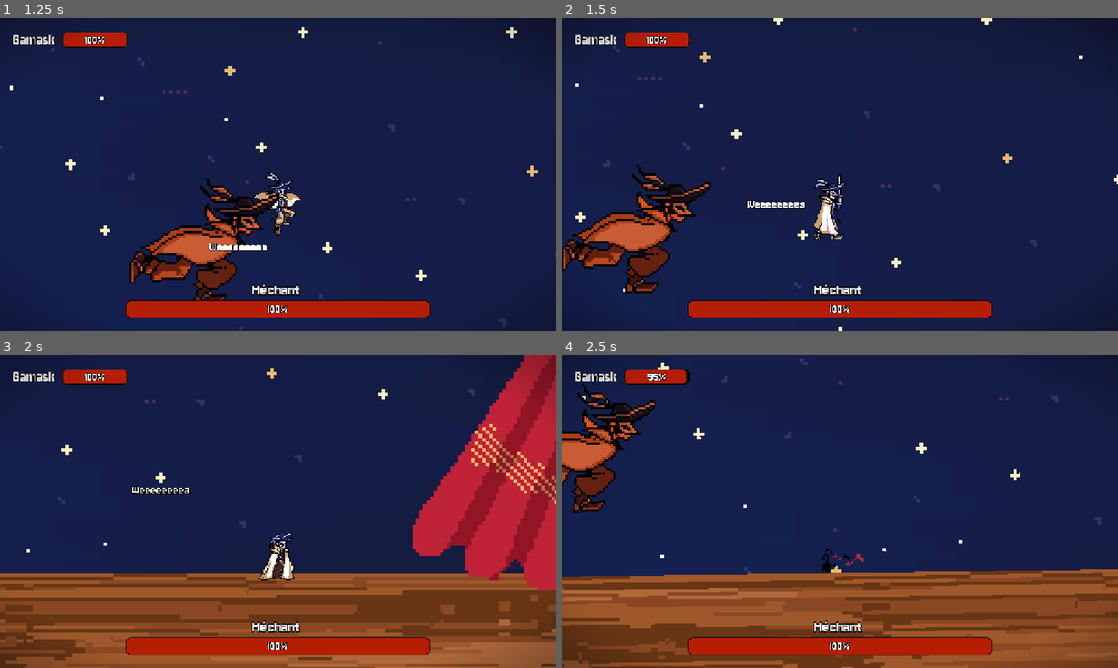
Above: before the commit, frames 1-4 (two rows, left to right).
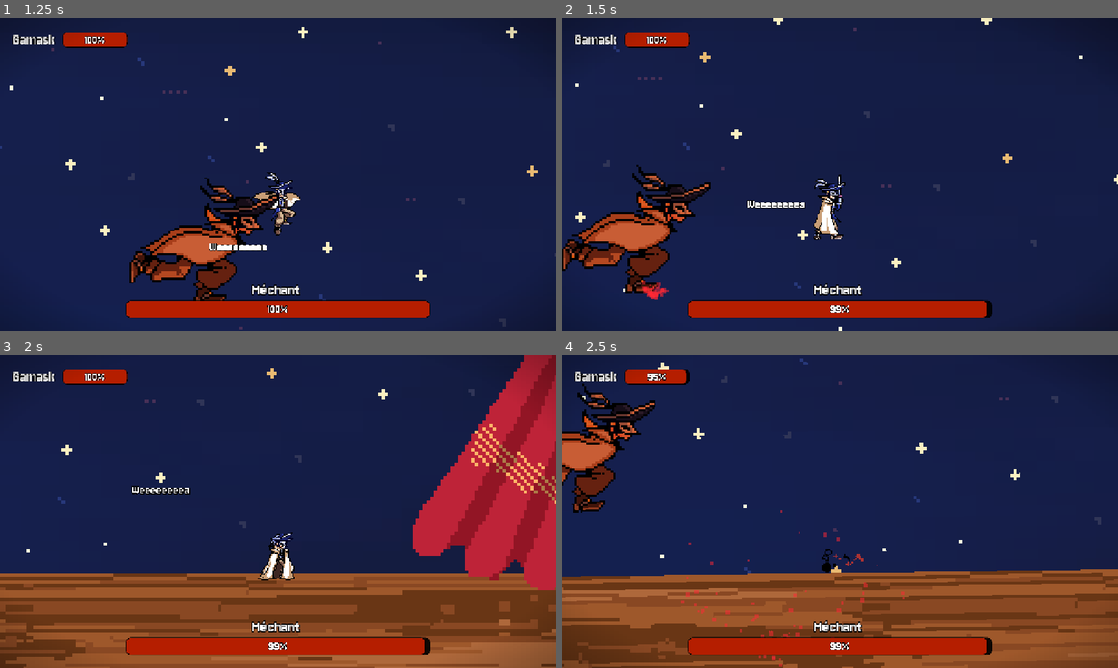
Above: after the commit, the same moments.

Repository: Jeremy-81/GamaBanda
Game: Godot game, scene res://scenes/boss_fight.tscn
Two runs of this game, one before a commit and one after it. Both use one fixed random seed, a clock stepped at 60 frames per second and the inputs below. This scene is started directly instead of the project's main scene.
Inputs (mouse positions are in pixels of both pictures, inside the frame that each line leads up to):
- Up to frame 1 (1.25 s): move the mouse to (250, 237) at 0.52 s; press the mouse at (250, 237) at 0.53 s; hold D (go_right) from 0.53 s (still down); tap Space (jump) at 0.77 s
- Up to frame 2 (1.5 s): keep holding D (go_right); move the mouse to (1006, 221) at 1.27 s; release the mouse at (1006, 221) at 1.28 s; click (1006, 221) at 1.35 s
- Up to frame 3 (2 s): keep holding D (go_right); tap Space (jump) at 1.52 s
- Up to frame 4 (2.5 s): move the mouse to (673, 464) at 2.02 s; release D (go_right) at 2.03 s; press the mouse at (673, 464) at 2.03 s; hold A (go_left) from 2.03 s (still down); tap Shift (dash) at 2.1 s

Frame 1 is identical in both runs. In frame 2, 0.2% of the frame differs, in the area x 14-78%, y 84-96%; in frame 3, 0.1%; in frame 4, 0.4%, in the area x 21-78%, y 49-100%.

Commit message:
Fixed attack combo not playing final attack

Diff:
--- a/scenes/objects/player/player.gd
+++ b/scenes/objects/player/player.gd
@@ -35,8 +35,7 @@
 var h_speed : float = 800.0;
 var v_speed : float = 0.0;
 
-@export var clicked : int = 0
-var combo_time_ellapsed: float = 10.0
+@export var attack_counter : int = 0;
 
 func _ready():
 	base_darken_factor = screen_shadow.texture.gradient.get_offset(0);
@@ -103,14 +102,8 @@
 		$FloorImpactParticles.restart();
 	pass;
 
-	combo_time_ellapsed += delta
-	print(clicked)
 	if Input.is_action_just_pressed("attack"):
-		if combo_time_ellapsed > 0.5:
-			clicked = 0
-			combo_time_ellapsed = 0.0
-		clicked += 1
-
+		attack_counter = clamp(attack_counter + 1, 0, 1);
 		hitbox.attack();
 		if not animation_tree.get("parameters/Attack/active"):
 			animation_tree.set("parameters/Attack/request", AnimationNodeOneShot.ONE_SHOT_REQUEST_FIRE)
@@ -157,3 +150,6 @@
 
 func player_die() -> void:
 	player_died.emit()
+
+func consume_attack() -> void:
+	attack_counter -= 1;
--- a/scenes/objects/player/player.tscn
+++ b/scenes/objects/player/player.tscn
@@ -1,7 +1,6 @@
 [gd_scene format=3 uid="uid://btg0d1sc8nd3r"]
 
 [ext_resource type="Script" uid="uid://c6cb16oqkrwgg" path="res://scenes/objects/player/player.gd" id="1_g10m2"]
-[ext_resource type="Texture2D" uid="uid://cdyvygemnp5vx" path="res://assets/player/Combo-Sheet 80x125.png" id="2_bdcal"]
 [ext_resource type="Texture2D" uid="uid://c62574nyu5pg2" path="res://assets/player/roll-dash-Sheet 80x80.png" id="2_nkbs0"]
 [ext_resource type="Texture2D" uid="uid://bwgad8ayxr78l" path="res://assets/player/combo-Sheet.png" id="3_ponut"]
 [ext_resource type="Texture2D" uid="uid://0i4vxouppdl6" path="res://assets/player/speed-fall-Sheet 80x80.png" id="4_io36v"]
@@ -26,41 +25,41 @@
 atlas = ExtResource("3_ponut")
 region = Rect2(372, 0, 124, 85)
 
+[sub_resource type="AtlasTexture" id="AtlasTexture_t1oyg"]
+atlas = ExtResource("3_ponut")
+region = Rect2(372, 0, 124, 85)
+
+[sub_resource type="AtlasTexture" id="AtlasTexture_phcra"]
+atlas = ExtResource("3_ponut")
+region = Rect2(496, 0, 124, 85)
+
+[sub_resource type="AtlasTexture" id="AtlasTexture_52ie8"]
+atlas = ExtResource("3_ponut")
+region = Rect2(620, 0, 124, 85)
+
+[sub_resource type="AtlasTexture" id="AtlasTexture_p6mts"]
+atlas = ExtResource("3_ponut")
+region = Rect2(620, 0, 124, 85)
+
+[sub_resource type="AtlasTexture" id="AtlasTexture_obp0u"]
+atlas = ExtResource("3_ponut")
+region = Rect2(744, 0, 124, 85)
+
+[sub_resource type="AtlasTexture" id="AtlasTexture_w3xsa"]
+atlas = ExtResource("3_ponut")
+region = Rect2(868, 0, 124, 85)
+
+[sub_resource type="AtlasTexture" id="AtlasTexture_cxas8"]
+atlas = ExtResource("3_ponut")
+region = Rect2(992, 0, 124, 85)
+
 [sub_resource type="AtlasTexture" id="AtlasTexture_eqyvc"]
-atlas = ExtResource("2_bdcal")
-region = Rect2(0, 0, 125, 80)
+atlas = ExtResource("3_ponut")
+region = Rect2(1116, 0, 124, 85)
 
 [sub_resource type="AtlasTexture" id="AtlasTexture_8udac"]
-atlas = ExtResource("2_bdcal")
-region = Rect2(125, 0, 125, 80)
-
-[sub_resource type="AtlasTexture" id="AtlasTexture_ior6t"]
-atlas = ExtResource("2_bdcal")
-region = Rect2(500, 0, 125, 80)
-
-[sub_resource type="AtlasTexture" id="AtlasTexture_ehpfv"]
-atlas = ExtResource("2_bdcal")
-region = Rect2(625, 0, 125, 80)
-
-[sub_resource type="AtlasTexture" id="AtlasTexture_6tsh0"]
-atlas = ExtResource("2_bdcal")
-region = Rect2(750, 0, 125, 80)
-
-[sub_resource type="AtlasTexture" id="AtlasTexture_oaohw"]
-atlas = ExtResource("2_bdcal")
-region = Rect2(875, 0, 125, 80)
-
-[sub_resource type="AtlasTexture" id="AtlasTexture_pyvyn"]
-atlas = ExtResource("2_bdcal")
-region = Rect2(1000, 0, 125, 80)
-
-[sub_resource type="AtlasTexture" id="AtlasTexture_ukugt"]
-atlas = ExtResource("2_bdcal")
-region = Rect2(1125, 0, 125, 80)
-
-[sub_resource type="AtlasTexture" id="AtlasTexture_teehg"]
-atlas = ExtResource("2_bdcal")
-region = Rect2(1250, 0, 125, 80)
+atlas = ExtResource("3_ponut")
+region = Rect2(1240, 0, 124, 85)
 
 [sub_resource type="AtlasTexture" id="AtlasTexture_g65c7"]
 atlas = ExtResource("2_nkbs0")
@@ -202,41 +201,41 @@
 "speed": 12.0
 }, {
 "frames": [{
-"duration": 1.0,
-"texture": SubResource("AtlasTexture_eqyvc")
-}, {
-"duration": 1.0,
-"texture": SubResource("AtlasTexture_8udac")
-}, {
-"duration": 1.0,
-"texture": SubResource("AtlasTexture_ior6t")
-}, {
-"duration": 1.0,
-"texture": SubResource("AtlasTexture_ehpfv")
+"duration": 0.4,
+"texture": SubResource("AtlasTexture_t1oyg")
+}, {
+"duration": 1.4,
+"texture": SubResource("AtlasTexture_phcra")
+}, {
+"duration": 0.8,
+"texture": SubResource("AtlasTexture_52ie8")
 }],
 "loop": true,
 "name": &"attack2",
-"speed": 10.0
+"speed": 12.0
 }, {
 "frames": [{
-"duration": 1.0,
-"texture": SubResource("AtlasTexture_6tsh0")
-}, {
-"duration": 1.0,
-"texture": SubResource("AtlasTexture_oaohw")
-}, {
-"duration": 1.0,
-"texture": SubResource("AtlasTexture_pyvyn")
-}, {
-"duration": 1.0,
-"texture": SubResource("AtlasTexture_ukugt")
-}, {
-"duration": 1.0,
-"texture": SubResource("AtlasTexture_teehg")
+"duration": 0.4,
+"texture": SubResource("AtlasTexture_p6mts")
+}, {
+"duration": 0.8,
+"texture": SubResource("AtlasTexture_obp0u")
+}, {
+"duration": 0.6,
+"texture": SubResource("AtlasTexture_w3xsa")
+}, {
+"duration": 0.4,
+"texture": SubResource("AtlasTexture_cxas8")
+}, {
+"duration": 2.0,
+"texture": SubResource("AtlasTexture_eqyvc")
+}, {
+"duration": 1.2,
+"texture": SubResource("AtlasTexture_8udac")
 }],
 "loop": true,
 "name": &"attack3",
-"speed": 10.0
+"speed": 12.0
 }, {
 "frames": [{
 "duration": 1.0,
@@ -378,8 +377,12 @@
 height = 106.0
 
 [sub_resource type="CapsuleShape2D" id="CapsuleShape2D_bdcal"]
-radius = 38.0
-height = 122.0
+radius = 76.0
+height = 262.0
+
+[sub_resource type="CapsuleShape2D" id="CapsuleShape2D_ponut"]
+radius = 59.0
+height = 146.0
 
 [sub_resource type="Gradient" id="Gradient_0a575"]
 offsets = PackedFloat32Array(0.9904306)
@@ -516,6 +519,34 @@
 "update": 1,
 "values": [&"attack"]
 }
+tracks/1/type = "method"
+tracks/1/imported = false
+tracks/1/enabled = true
+tracks/1/path = NodePath(".")
+tracks/1/interp = 1
+tracks/1/loop_wrap = true
+tracks/1/keys = {
+"times": PackedFloat32Array(0),
+"transitions": PackedFloat32Array(1),
+"values": [{
+"args": [],
+"method": &"consume_attack"
+}]
+}
+tracks/2/type = "method"
+tracks/2/imported = false
+tracks/2/enabled = true
+tracks/2/path = NodePath("Hitbox")
+tracks/2/interp = 1
+tracks/2/loop_wrap = true
+tracks/2/keys = {
+"times": PackedFloat32Array(0),
+"transitions": PackedFloat32Array(1),
+"values": [{
+"args": [0.0, 0.0],
+"method": &"attack"
+}]
+}
 
 [sub_resource type="Animation" id="Animation_bdcal"]
 resource_name = "idle"
@@ -579,6 +610,34 @@
 "update": 1,
 "values": [&"attack3"]
 }
+tracks/1/type = "method"
+tracks/1/imported = false
+tracks/1/enabled = true
+tracks/1/path = NodePath(".")
+tracks/1/interp = 1
+tracks/1/loop_wrap = true
+tracks/1/keys = {
+"times": PackedFloat32Array(0),
+"transitions": PackedFloat32Array(1),
+"values": [{
+"args": [],
+"method": &"consume_attack"
+}]
+}
+tracks/2/type = "method"
+tracks/2/imported = false
+tracks/2/enabled = true
+tracks/2/path = NodePath("HeavyHitbox")
+tracks/2/interp = 1
+tracks/2/loop_wrap = true
+tracks/2/keys = {
+"times": PackedFloat32Array(0),
+"transitions": PackedFloat32Array(1),
+"values": [{
+"args": [0.0, 0.0],
+"method": &"attack"
+}]
+}
 
 [sub_resource type="Animation" id="Animation_ponut"]
 resource_name = "run"
@@ -597,7 +656,7 @@
 
 [sub_resource type="Animation" id="Animation_absnx"]
 resource_name = "second_attack"
-length = 0.4
+length = 0.2
 tracks/0/type = "value"
 tracks/0/imported = false
 tracks/0/enabled = true
@@ -609,6 +668,34 @@
 "transitions": PackedFloat32Array(1),
 "update": 1,
 "values": [&"attack2"]
+}
+tracks/1/type = "method"
+tracks/1/imported = false
+tracks/1/enabled = true
+tracks/1/path = NodePath(".")
+tracks/1/interp = 1
+tracks/1/loop_wrap = true
+tracks/1/keys = {
+"times": PackedFloat32Array(0),
+"transitions": PackedFloat32Array(1),
+"values": [{
+"args": [],
+"method": &"consume_attack"
+}]
+}
+tracks/2/type = "method"
+tracks/2/imported = false
+tracks/2/enabled = true
+tracks/2/path = NodePath("Hitbox")
+tracks/2/interp = 1
+tracks/2/loop_wrap = true
+tracks/2/keys = {
+"times": PackedFloat32Array(0),
+"transitions": PackedFloat32Array(1),
+"values": [{
+"args": [0.0, 0.0],
+"method": &"attack"
+}]
 }
 
 [sub_resource type="Animation" id="Animation_wim6f"]
@@ -670,7 +757,7 @@
 
 [sub_resource type="AnimationNodeOneShot" id="AnimationNodeOneShot_bdcal"]
 filter_enabled = true
-filters = [".", "AnimatedSprite:animation"]
+filters = [".", "AnimatedSprite:animation", "HeavyHitbox", "Hitbox"]
 
 [sub_resource type="AnimationNodeAnimation" id="AnimationNodeAnimation_qfccq"]
 animation = &"first_attack"
@@ -687,26 +774,28 @@
 [sub_resource type="AnimationNodeStateMachineTransition" id="AnimationNodeStateMachineTransition_japq8"]
 switch_mode = 2
 advance_mode = 2
-advance_expression = "clicked >= 2"
+advance_expression = "attack_counter > 0"
 
 [sub_resource type="AnimationNodeStateMachineTransition" id="AnimationNodeStateMachineTransition_absnx"]
 switch_mode = 2
 advance_mode = 2
-advance_expression = "clicked >= 3"
+advance_expression = "attack_counter > 0"
 
 [sub_resource type="AnimationNodeStateMachineTransition" id="AnimationNodeStateMachineTransition_a2h7i"]
 switch_mode = 2
 advance_mode = 2
 
 [sub_resource type="AnimationNodeStateMachineTransition" id="AnimationNodeStateMachineTransition_bdcal"]
+priority = 2
 switch_mode = 2
 advance_mode = 2
-advance_expression = "clicked < 2"
+advance_expression = "attack_counter <= 0"
 
 [sub_resource type="AnimationNodeStateMachineTransition" id="AnimationNodeStateMachineTransition_ponut"]
+priority = 2
 switch_mode = 2
 advance_mode = 2
-advance_expression = "clicked < 3"
+advance_expression = "attack_counter <= 0"
 
 [sub_resource type="AnimationNodeStateMachine" id="AnimationNodeStateMachine_nqkks"]
 states/End/position = Vector2(897, 100)
@@ -822,25 +911,26 @@
 transitions = ["Start", "jump", SubResource("AnimationNodeStateMachineTransition_nqkks"), "land", "End", SubResource("A …(557 unchanged characters)…
 
 [sub_resource type="AnimationNodeBlendTree" id="AnimationNodeBlendTree_bdcal"]
-nodes/output/position = Vector2(1580, 900)
+graph_offset = Vector2(457.8192, 889.56287)
+nodes/output/position = Vector2(1380, 940)
 nodes/Direction/node = SubResource("AnimationNodeBlendSpace1D_gmdvr")
-nodes/Direction/position = Vector2(140, 1020)
+nodes/Direction/position = Vector2(80, 940)
 "nodes/Animation Dash/node" = SubResource("AnimationNodeAnimation_dvfu2")
-"nodes/Animation Dash/position" = Vector2(140, 480)
+"nodes/Animation Dash/position" = Vector2(820, 1260)
 nodes/StateMachineJump/node = SubResource("AnimationNodeStateMachine_vx2qb")
-nodes/StateMachineJump/position = Vector2(140, 1580)
+nodes/StateMachineJump/position = Vector2(480, 1260)
 nodes/AddMovement/node = SubResource("AnimationNodeAdd2_nkbs0")
-nodes/AddMovement/position = Vector2(440, 1000)
+nodes/AddMovement/position = Vector2(280, 940)
 nodes/Movement/node = SubResource("AnimationNodeBlendSpace1D_dvfu2")
-nodes/Movement/position = Vector2(140, 1300)
+nodes/Movement/position = Vector2(80, 1160)
 nodes/Dash/node = SubResource("AnimationNodeOneShot_vwou5")
-nodes/Dash/position = Vector2(1020, 920)
+nodes/Dash/position = Vector2(860, 940)
 nodes/Jump/node = SubResource("AnimationNodeOneShot_gmdvr")
-nodes/Jump/position = Vector2(740, 960)
+nodes/Jump/position = Vector2(580, 940)
 nodes/Attack/node = SubResource("AnimationNodeOneShot_bdcal")
-nodes/Attack/position = Vector2(1300, 900)
+nodes/Attack/position = Vector2(1180, 940)
 nodes/Attack_state_machine/node = SubResource("AnimationNodeStateMachine_nqkks")
-nodes/Attack_state_machine/position = Vector2(140, 740)
+nodes/Attack_state_machine/position = Vector2(1080, 1260)
 node_connections = [&"output", 0, &"Attack", &"AddMovement", 0, &"Direction", &"AddMovement", 1, &"Movement", &"Dash", 0, &"Jump", &"Dash", 1, &"Animation Dash", &"Jump", 0, &"AddMovement", &"Jump", 1, &"StateMachineJump", &"Attack", 0, &"Dash", &"Attack", 1, &"Attack_state_machine"]
 
 [node name="Player" type="CharacterBody2D" unique_id=2105575625]
@@ -855,7 +945,7 @@
 sprite_frames = SubResource("SpriteFrames_g65c7")
 animation = &"run"
 autoplay = "default"
-frame_progress = 0.35141668
+frame_progress = 0.75004923
 
 [node name="CollisionShape2D" type="CollisionShape2D" parent="." unique_id=1364101473]
 shape = SubResource("CapsuleShape2D_g10m2")
@@ -883,6 +973,7 @@
 shape = SubResource("CapsuleShape2D_io36v")
 
 [node name="Hitbox" type="Area2D" parent="." unique_id=1495450262 node_paths=PackedStringArray("entity")]
+position = Vector2(7, -3)
 collision_layer = 2
 collision_mask = 5
 script = ExtResource("7_ponut")
@@ -894,7 +985,21 @@
 metadata/_custom_type_script = "uid://ct2ao5y04qtji"
 
 [node name="CollisionShape2D" type="CollisionShape2D" parent="Hitbox" unique_id=388292858]
+position = Vector2(-7, -1)
+rotation = -1.5707964
 shape = SubResource("CapsuleShape2D_bdcal")
+
+[node name="HeavyHitbox" type="Area2D" parent="." unique_id=853790108 node_paths=PackedStringArray("entity")]
+position = Vector2(79, -5)
+script = ExtResource("7_ponut")
+entity = NodePath("..")
+ko_damage = 2.0
+is_player = true
+metadata/_custom_type_script = "uid://ct2ao5y04qtji"
+
+[node name="CollisionShape2D" type="CollisionShape2D" parent="HeavyHitbox" unique_id=1040375832]
+shape = SubResource("CapsuleShape2D_ponut")
+metadata/_edit_lock_ = true
 
 [node name="FloorImpactParticles" type="GPUParticles2D" parent="." unique_id=1556150090]
 position = Vector2(0, 72)
@@ -915,6 +1020,7 @@
 grow_horizontal = 2
 grow_vertical = 2
 texture = SubResource("GradientTexture2D_0a575")
+metadata/_edit_lock_ = true
 
 [node name="AnimationTree" type="AnimationTree" parent="." unique_id=1704876674]
 libraries/ = SubResource("AnimationLibrary_io36v")
